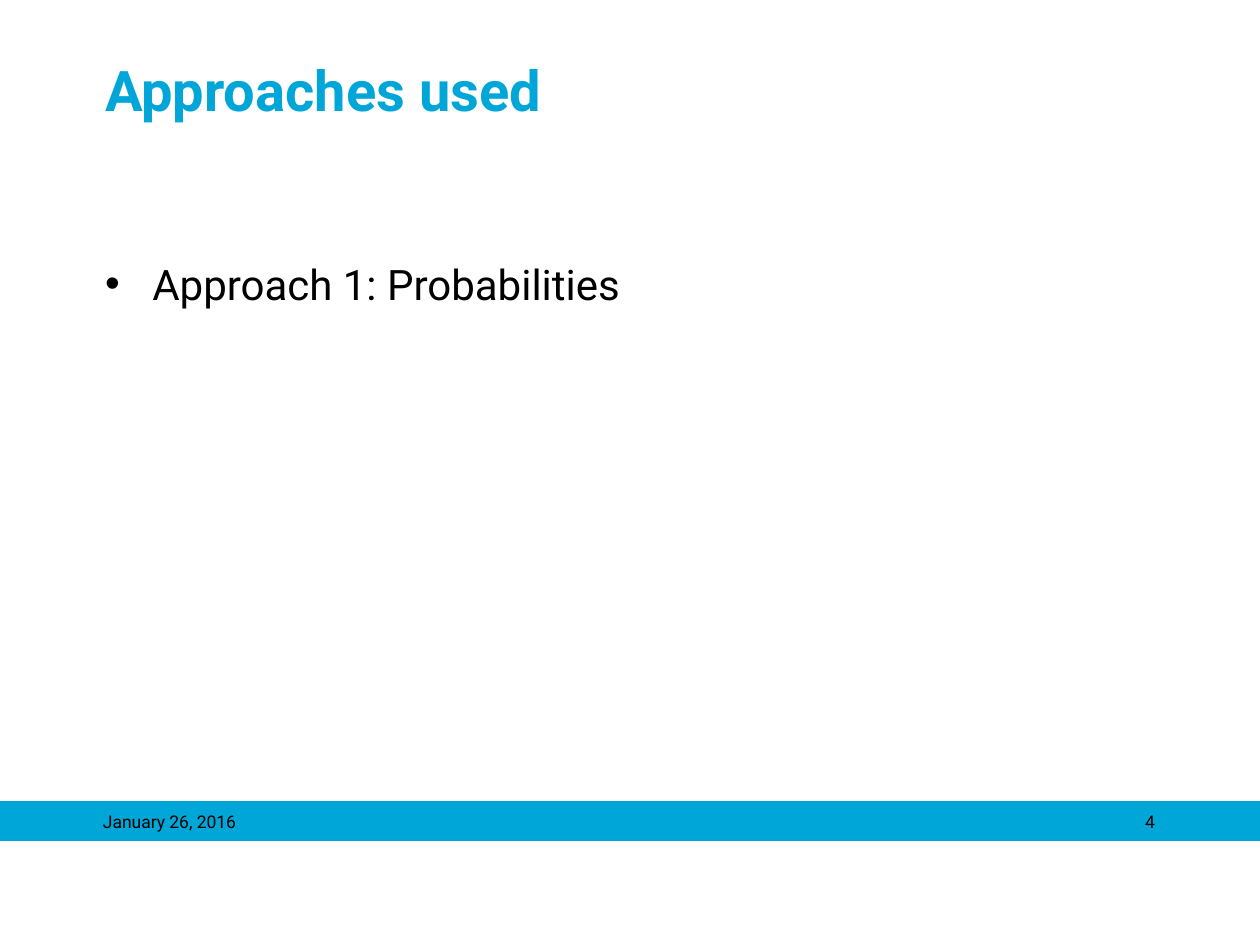
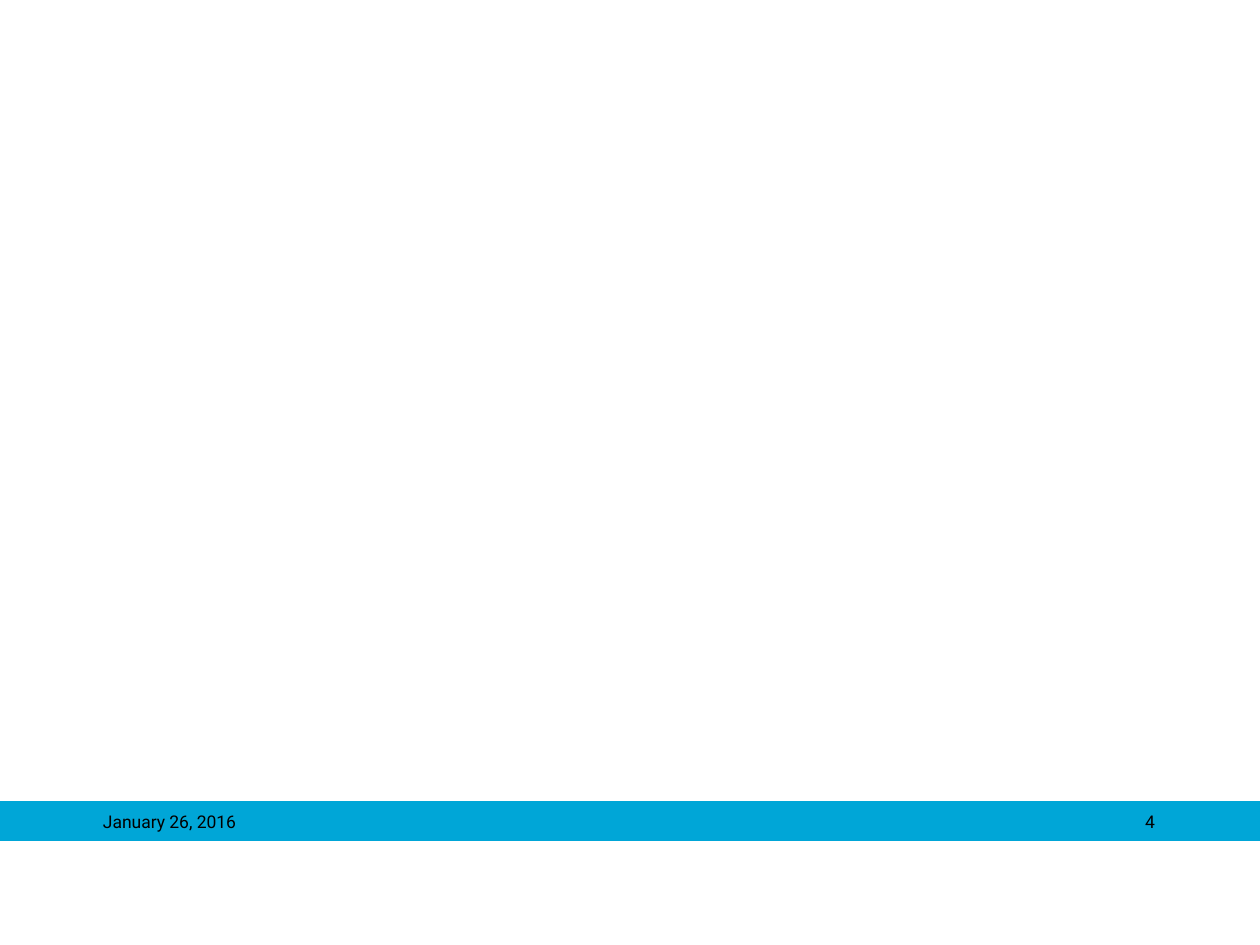
Before and after one commit to mariasv/MM_MedVis_Project, a slide deck: slide 4 of Object Detection in Medical Images.pptx. Drawn at 1260x945 pixels with LibreOffice and Linux fonts; fonts in the diff are those of the drawing; background and template pictures are left out. Boxes give left, top, right and bottom in pixels: in the first picture for what was removed or moved away, otherwise in the second. Text is boxed around its words. In the diff, an @@ line names an element or a change of style, - is before the commit and + after.

Commit message:
recent change

```diff
--- a/Object Detection in Medical Images.pptx
+++ b/Object Detection in Medical Images.pptx
@@ title removed at bbox=[105, 69, 541, 123] @@
-Approaches used
@@ text removed at bbox=[152, 268, 620, 309] @@
-• Approach 1: Probabilities
```
